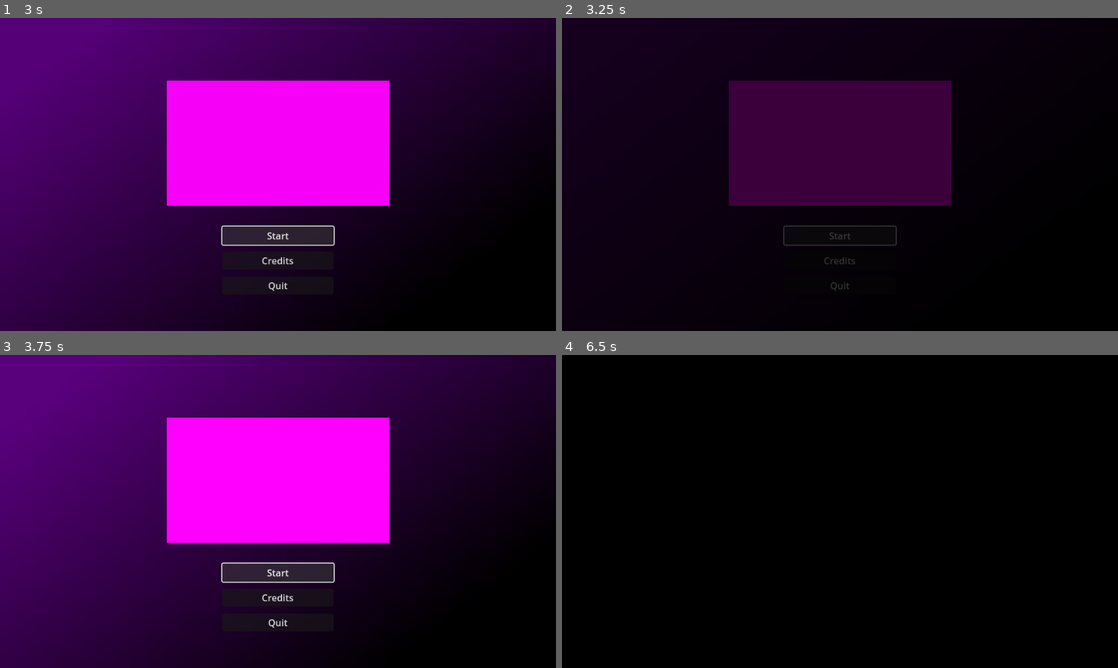
Above: before the commit, frames 1-4 (two rows, left to right).
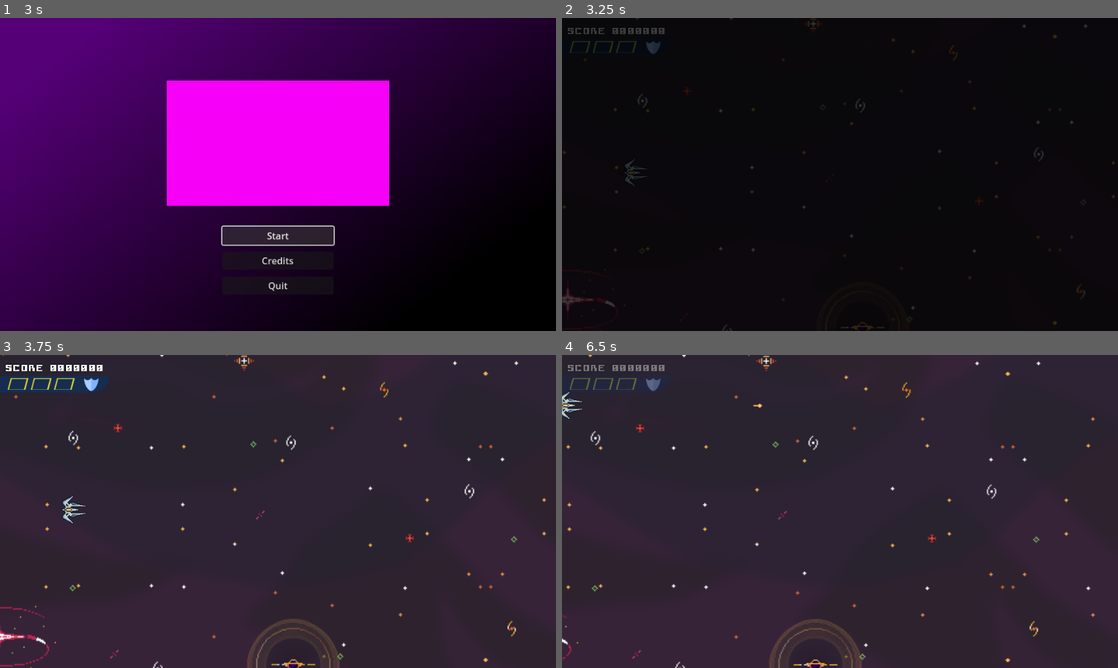
Above: after the commit, the same moments.

Repository: DfindWox/TGD---J2302
Game: Godot game, scene res://UI/splash.tscn
Same seed, same stepped clock (60 frames per second), same inputs: the game is played once before the commit and once after it.
Inputs (mouse positions are in pixels of both pictures, inside the frame that each line leads up to):
- Up to frame 1 (3 s): tap Enter at 0.5 s; hold Right (ui_right) 0.53-1.28 s; tap E (Parry) at 0.6, 2.1 s; tap R (reset) at 1.25, 2 s; hold Down (ui_down) 1.28-2.03 s; tap Space (shoot) at 1.35 s; hold Right (ui_right) 2.03-2.75 s; click "Start" at 2.75 s
- Up to frame 2 (3.25 s): no input
- Up to frame 3 (3.75 s): click (278, 574) at 3.5 s, where only the run before the commit has a clickable "Start"
- Up to frame 4 (6.5 s): hold Up (ui_up) 4.28-5.03 s; tap Space (shoot) at 4.35, 5.85 s; hold Left (ui_left) from 5.03 s (still down); tap E (Parry) at 5.1 s

Frame 1 is identical in both runs. In frame 2, 17% of the frame differs, in the area x 0-100%, y 0-100%; in frame 3, 98%; in frame 4, 100%.

Commit message:
Mudanças em outros nodes para comportar os inimigos

Diff:
--- a/Actors/player.tscn
+++ b/Actors/player.tscn
@@ -13,7 +13,7 @@
 [node name="Player" type="CharacterBody2D" groups=["Player"]]
 process_priority = 5
 process_physics_priority = 5
-collision_mask = 54
+collision_mask = 52
 script = ExtResource("1_hr4d6")
 direction_lerp = 0.15
 bullet = ExtResource("2_lpcuh")
--- a/Scenes/main.tscn
+++ b/Scenes/main.tscn
@@ -1,10 +1,11 @@
-[gd_scene load_steps=5 format=3 uid="uid://do7w7uen2kgw4"]
+[gd_scene load_steps=8 format=3 uid="uid://do7w7uen2kgw4"]
 
 [ext_resource type="Script" path="res://Scenes/main.gd" id="1_v4j20"]
 [ext_resource type="PackedScene" uid="uid://sv26t4bdy5le" path="res://Actors/bg.tscn" id="2_8rc0c"]
-[ext_resource type="PackedScene" uid="uid://bgm5lsyqscoli" path="res://Actors/world_boundary.tscn" id="3_0xe63"]
+[ext_resource type="PackedScene" uid="uid://bnsuon1f0vhak" path="res://Actors/rail_camera.tscn" id="4_myp7l"]
 [ext_resource type="PackedScene" uid="uid://c7uh2kt5rldlt" path="res://Actors/player.tscn" id="4_prqjn"]
 [ext_resource type="PackedScene" uid="uid://b3pq403uuirth" path="res://UI/game_ui.tscn" id="5_inl8l"]
+[ext_resource type="PackedScene" uid="uid://boi0hb6me6dlq" path="res://Actors/Enemies/hypnos.tscn" id="6_svoux"]
 
 [sub_resource type="Curve2D" id="Curve2D_gnjvr"]
 _data = {
@@ -23,10 +24,18 @@
 [node name="CameraPath" type="Path2D" parent="."]
 curve = SubResource("Curve2D_gnjvr")
 
-[node name="RailCamera" parent="CameraPath" instance=ExtResource("4_0vs36")]
+[node name="RailCamera" parent="CameraPath" instance=ExtResource("4_myp7l")]
 position = Vector2(482, 274)
-player_node = NodePath("../../Player")
 
 [node name="GameUI" parent="." instance=ExtResource("5_inl8l")]
 player_node = NodePath("../Player")
 camera_node = NodePath("../CameraPath/RailCamera")
+
+[node name="Hypnos" parent="." instance=ExtResource("6_svoux")]
+position = Vector2(1168, 96)
+
+[node name="Hypnos2" parent="." instance=ExtResource("6_svoux")]
+position = Vector2(1184, 146)
+
+[node name="Hypnos3" parent="." instance=ExtResource("6_svoux")]
+position = Vector2(1200, 196)
--- a/UI/game_ui.gd
+++ b/UI/game_ui.gd
@@ -8,8 +8,9 @@
 
 var object_under_count := 0 ## Contagem de objetos passando por baixo da UI.
 var hide_tween_time := 0.3 ## Tempo para a UI ficar transparente caso um objeto toque nela.
+var score := 0 ## O valor atual de score.
 
-@onready var score := $Screen/Score as Label ## Texto de score.
+@onready var score_node := $Screen/Score as Label ## Texto de score.
 @onready var shield_counters := $Screen/ShieldBG/ShieldCounters as HBoxContainer ## [Container] dos contadores de shield.
 @onready var screen := $Screen as Control ## [Container] do visual compelto da UI.
 
@@ -65,8 +66,9 @@
 	pass
 
 
-func _on_score_changed(new_score : int) -> void:
-	score.text = "SCORE: %07d" % new_score
+func _on_score_changed(added_score : int) -> void:
+	score += added_score
+	score_node.text = "SCORE: %07d" % score
 
 
 func _on_object_entered_ui() -> void:
--- a/UI/game_ui.tscn
+++ b/UI/game_ui.tscn
@@ -9,7 +9,7 @@
 base_font = ExtResource("2_27vvg")
 spacing_glyph = 2
 
-[node name="GameUI" type="CanvasLayer"]
+[node name="GameUI" type="CanvasLayer" groups=["UI"]]
 layer = 10
 script = ExtResource("1_pyylx")
 
